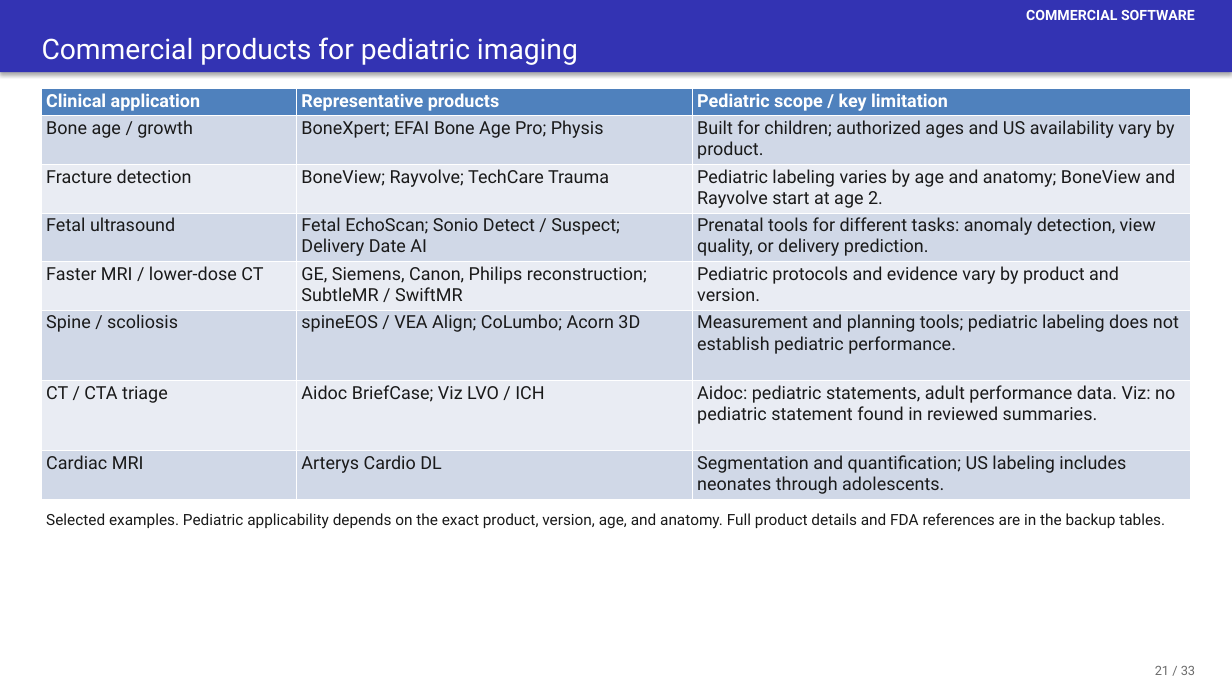
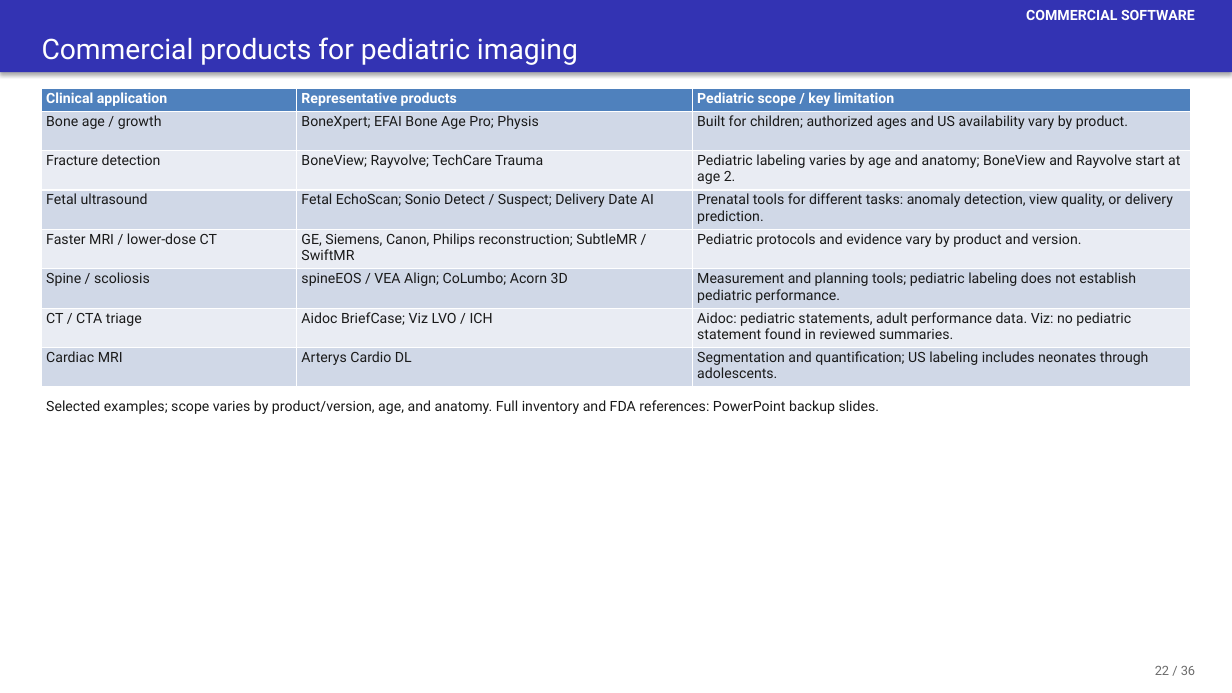
Before and after one commit to josephrich98/pediatric_radiology_ai, a slide deck: slide 49 of slides/pedrad_ai_slides.pptx. Drawn at 1232x693 pixels with LibreOffice and Linux fonts; fonts in the diff are those of the drawing. Boxes give left, top, right and bottom in pixels: in the first picture for what was removed or moved away, otherwise in the second. Text is boxed around its words. In the diff, an @@ line names an element or a change of style, - is before the commit and + after.

Commit message:
slides

```diff
--- a/slides/pedrad_ai_slides.pptx
+++ b/slides/pedrad_ai_slides.pptx
@@ table at box(42, 89, 1190, 387) @@
@@ size 14 to 11 pt @@
@@ text at box(46, 400, 880, 414): text changed; size 12 to 11 pt @@
-Selected examples. Pediatric applicability depends on the exact product, version, age, and anatomy. Full product details and FDA references are in the backup tables.
+Selected examples; scope varies by product/version, age, and anatomy. Full inventory and FDA references: PowerPoint backup slides.
@@ text at box(1155, 666, 1195, 675): text changed @@
-21 / 33
+22 / 36
```
Also in this commit, not shown: 34 other slides changed, 2 slides added, 3 other files.
